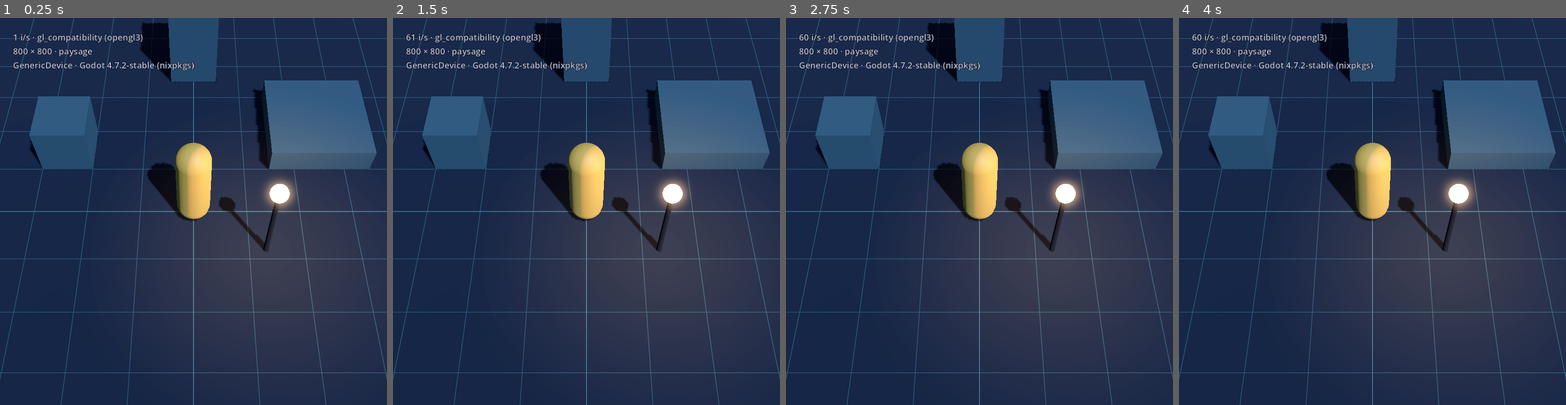
Above: before the commit, frames 1-4 (left to right).
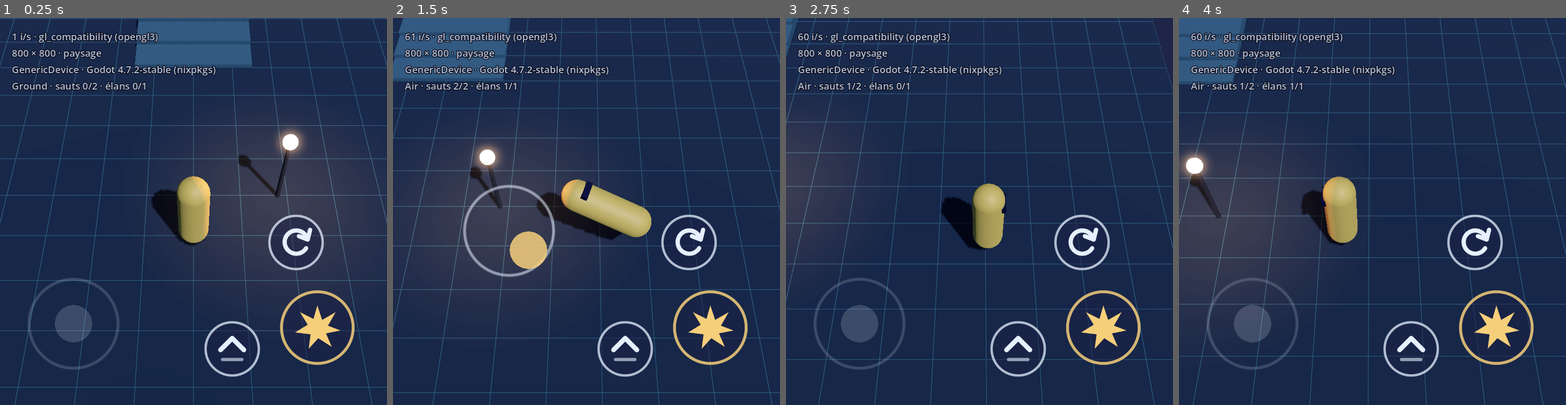
Above: after the commit, the same moments.

Repository: trygonome/Salto
Game: Godot game, scene res://scenes/levels/test_course.tscn
The game is run twice, just before and just after one commit, with the same random seed, the same clock (stepped at 60 frames per second) and the same inputs. Before the commit the project starts from res://scenes/levels/sandbox.tscn.
Inputs (mouse positions are in pixels of both pictures, inside the frame that each line leads up to):
- Up to frame 1 (0.25 s): no input
- Up to frame 2 (1.5 s): tap Enter at 0.5 s; move the mouse to (671, 192) at 0.52 s; hold D (move_right) 0.53-1.25 s; tap J (attack) at 0.6 s; click (671, 192) at 0.67 s; tap Space (jump) at 0.77, 1.07 s; tap K (dodge) at 0.8 s; drag from (509, 230) to (567, 288) at 1.27 s
- Up to frame 3 (2.75 s): move the mouse to (1018, 126) at 2.02 s; hold D (move_right) from 2.03 s (still down); hold Space (jump) from 2.03 s (still down); click (1018, 126) at 2.17 s; tap J (attack) at 2.3 s
- Up to frame 4 (4 s): release D (move_right) at 2.75 s; release Space (jump) at 2.75 s; drag from (1353, 288) to (1256, 153) at 2.77 s; move the mouse to (1488, 269) at 3.52 s; hold A (move_left) from 3.53 s (still down); hold Space (jump) from 3.53 s (still down); tap K (dodge) at 3.6 s; click (1488, 269) at 3.67 s

The runs differ from the first frame. In frame 1, 25% of the frame differs, in the area x 0-100%, y 0-100%; in frame 2, 42%; in frame 3, 38%; in frame 4, 45%.

Commit message:
Ajoute les boutons tactiles et le parcours d'obstacles du jalon 1
Trois boutons en arc à droite (Frappe, Saut, Esquive), pictogrammes sans texte.
Parcours en blocs : marches de 10 cm, rochers, souches, plateformes avec trous de
2,5 et 4,5 m, pilier, perchoirs en escalier ; il remplace la scène du jalon 0.
Base d'interface 400 (≈ dp), interpolation physique, toucher simulé à la souris
sur PC. Version 0.1.0.

Co-Authored-By: Claude Opus 5.5 <noreply@anthropic.com>
Claude-Session: https://claude.ai/code/session_01FFXxWwJiVRKsEdnJhMJKq4

Diff:
--- /dev/null
+++ b/assets/ui/icons/attack.svg
@@ -0,0 +1,4 @@
+<svg xmlns="http://www.w3.org/2000/svg" width="80" height="80" viewBox="0 0 80 80">
+  <circle cx="40" cy="40" r="37" fill="#1b1f45" fill-opacity="0.5" stroke="#f6cf7a" stroke-opacity="0.85" stroke-width="3"/>
+  <path d="M40 17 L45 32 L59 24 L51 38 L64 43 L49 46 L55 60 L41 51 L31 62 L33 47 L17 45 L30 37 L22 24 L36 31 Z" fill="#f6cf7a"/>
+</svg>
--- /dev/null
+++ b/assets/ui/icons/attack_pressed.svg
@@ -0,0 +1,4 @@
+<svg xmlns="http://www.w3.org/2000/svg" width="80" height="80" viewBox="0 0 80 80">
+  <circle cx="40" cy="40" r="37" fill="#e8a33a" fill-opacity="0.9" stroke="#f6cf7a" stroke-width="3"/>
+  <path d="M40 17 L45 32 L59 24 L51 38 L64 43 L49 46 L55 60 L41 51 L31 62 L33 47 L17 45 L30 37 L22 24 L36 31 Z" fill="#1b1f45"/>
+</svg>
--- /dev/null
+++ b/assets/ui/icons/dodge.svg
@@ -0,0 +1,5 @@
+<svg xmlns="http://www.w3.org/2000/svg" width="60" height="60" viewBox="0 0 60 60">
+  <circle cx="30" cy="30" r="27.5" fill="#1b1f45" fill-opacity="0.5" stroke="#e6f0ff" stroke-opacity="0.75" stroke-width="2.5"/>
+  <path d="M40.4 36 A12 12 0 1 1 41.5 25.5" fill="none" stroke="#e6f0ff" stroke-width="4.5" stroke-linecap="round"/>
+  <path d="M44.5 17 L42 27 L33 23.5" fill="none" stroke="#e6f0ff" stroke-width="4.5" stroke-linecap="round" stroke-linejoin="round"/>
+</svg>
--- /dev/null
+++ b/assets/ui/icons/dodge_pressed.svg
@@ -0,0 +1,5 @@
+<svg xmlns="http://www.w3.org/2000/svg" width="60" height="60" viewBox="0 0 60 60">
+  <circle cx="30" cy="30" r="27.5" fill="#3fb8b0" fill-opacity="0.9" stroke="#e6f0ff" stroke-width="2.5"/>
+  <path d="M40.4 36 A12 12 0 1 1 41.5 25.5" fill="none" stroke="#1b1f45" stroke-width="4.5" stroke-linecap="round"/>
+  <path d="M44.5 17 L42 27 L33 23.5" fill="none" stroke="#1b1f45" stroke-width="4.5" stroke-linecap="round" stroke-linejoin="round"/>
+</svg>
--- /dev/null
+++ b/assets/ui/icons/jump.svg
@@ -0,0 +1,5 @@
+<svg xmlns="http://www.w3.org/2000/svg" width="60" height="60" viewBox="0 0 60 60">
+  <circle cx="30" cy="30" r="27.5" fill="#1b1f45" fill-opacity="0.5" stroke="#e6f0ff" stroke-opacity="0.75" stroke-width="2.5"/>
+  <path d="M18 31 L30 19 L42 31" fill="none" stroke="#e6f0ff" stroke-width="5" stroke-linecap="round" stroke-linejoin="round"/>
+  <path d="M20 41 L40 41" fill="none" stroke="#e6f0ff" stroke-opacity="0.6" stroke-width="3.5" stroke-linecap="round"/>
+</svg>
--- /dev/null
+++ b/assets/ui/icons/jump_pressed.svg
@@ -0,0 +1,5 @@
+<svg xmlns="http://www.w3.org/2000/svg" width="60" height="60" viewBox="0 0 60 60">
+  <circle cx="30" cy="30" r="27.5" fill="#3fb8b0" fill-opacity="0.9" stroke="#e6f0ff" stroke-width="2.5"/>
+  <path d="M18 31 L30 19 L42 31" fill="none" stroke="#1b1f45" stroke-width="5" stroke-linecap="round" stroke-linejoin="round"/>
+  <path d="M20 41 L40 41" fill="none" stroke="#1b1f45" stroke-opacity="0.6" stroke-width="3.5" stroke-linecap="round"/>
+</svg>
--- a/project.godot
+++ b/project.godot
@@ -12,8 +12,8 @@
 
 config/name="Salto"
 config/description="Salto : la jungle muette. Action acrobatique et rythmique en 3D."
-config/version="0.0.1"
-run/main_scene="res://scenes/levels/sandbox.tscn"
+config/version="0.1.0"
+run/main_scene="res://scenes/levels/test_course.tscn"
 config/features=PackedStringArray("4.7", "Mobile")
 boot_splash/bg_color=Color(0.06, 0.07, 0.17, 1)
 config/icon="res://icon.svg"
@@ -24,8 +24,8 @@
 
 [display]
 
-window/size/viewport_width=720
-window/size/viewport_height=720
+window/size/viewport_width=400
+window/size/viewport_height=400
 window/size/window_width_override=450
 window/size/window_height_override=800
 window/stretch/mode="canvas_items"
@@ -95,8 +95,13 @@
 ]
 }
 
+[input_devices]
+
+pointing/emulate_touch_from_mouse=true
+
 [physics]
 
+common/physics_interpolation=true
 3d/physics_engine="Jolt Physics"
 
 [rendering]
--- a/scenes/levels/sandbox.tscn
+++ /dev/null
@@ -1,148 +0,0 @@
-[gd_scene load_steps=17 format=3]
-
-[ext_resource type="Script" path="res://scripts/camera/camera_rig.gd" id="1_rig"]
-[ext_resource type="PackedScene" path="res://scenes/ui/debug_overlay.tscn" id="2_debug"]
-
-[sub_resource type="Environment" id="Environment_night"]
-background_mode = 1
-background_color = Color(0.06, 0.07, 0.17, 1)
-ambient_light_source = 2
-ambient_light_color = Color(0.25, 0.42, 0.48, 1)
-ambient_light_energy = 0.6
-tonemap_mode = 2
-glow_enabled = true
-glow_hdr_threshold = 1.0
-fog_enabled = true
-fog_light_color = Color(0.1, 0.12, 0.26, 1)
-fog_density = 0.01
-adjustment_enabled = true
-adjustment_saturation = 0.75
-
-[sub_resource type="Shader" id="Shader_grid"]
-code = "shader_type spatial;
-// Sol de test : quadrillage d'un mètre pour juger les échelles.
-
-uniform vec3 base_color : source_color = vec3(0.09, 0.15, 0.2);
-uniform vec3 line_color : source_color = vec3(0.2, 0.38, 0.42);
-uniform float cell_size = 1.0;
-
-void fragment() {
-	vec3 world = (INV_VIEW_MATRIX * vec4(VERTEX, 1.0)).xyz;
-	vec2 coord = world.xz / cell_size;
-	vec2 grid = abs(fract(coord - 0.5) - 0.5) / fwidth(coord);
-	float line = 1.0 - min(min(grid.x, grid.y), 1.0);
-	ALBEDO = mix(base_color, line_color, line);
-	ROUGHNESS = 0.95;
-}
-"
-
-[sub_resource type="ShaderMaterial" id="ShaderMaterial_grid"]
-render_priority = 0
-shader = SubResource("Shader_grid")
-
-[sub_resource type="PlaneMesh" id="PlaneMesh_ground"]
-material = SubResource("ShaderMaterial_grid")
-size = Vector2(40, 40)
-
-[sub_resource type="StandardMaterial3D" id="Material_hero"]
-albedo_color = Color(0.91, 0.64, 0.23, 1)
-roughness = 0.6
-
-[sub_resource type="CapsuleMesh" id="CapsuleMesh_hero"]
-material = SubResource("Material_hero")
-radius = 0.3
-height = 1.8
-
-[sub_resource type="StandardMaterial3D" id="Material_block"]
-albedo_color = Color(0.2, 0.33, 0.38, 1)
-roughness = 0.85
-
-[sub_resource type="BoxMesh" id="BoxMesh_cube"]
-material = SubResource("Material_block")
-
-[sub_resource type="BoxMesh" id="BoxMesh_rock"]
-material = SubResource("Material_block")
-size = Vector3(2, 0.5, 2)
-
-[sub_resource type="BoxMesh" id="BoxMesh_pillar"]
-material = SubResource("Material_block")
-size = Vector3(1, 2, 1)
-
-[sub_resource type="StandardMaterial3D" id="Material_pole"]
-albedo_color = Color(0.25, 0.18, 0.14, 1)
-roughness = 0.9
-
-[sub_resource type="CylinderMesh" id="CylinderMesh_pole"]
-material = SubResource("Material_pole")
-top_radius = 0.04
-bottom_radius = 0.05
-height = 1.6
-
-[sub_resource type="StandardMaterial3D" id="Material_lantern"]
-albedo_color = Color(1, 0.62, 0.25, 1)
-emission_enabled = true
-emission = Color(1, 0.55, 0.2, 1)
-emission_energy_multiplier = 4.0
-
-[sub_resource type="SphereMesh" id="SphereMesh_lantern"]
-material = SubResource("Material_lantern")
-radius = 0.15
-height = 0.3
-
-[node name="Sandbox" type="Node3D"]
-
-[node name="WorldEnvironment" type="WorldEnvironment" parent="."]
-environment = SubResource("Environment_night")
-
-[node name="Moon" type="DirectionalLight3D" parent="."]
-rotation_degrees = Vector3(-55, 35, 0)
-light_color = Color(0.72, 0.8, 1, 1)
-light_energy = 0.7
-shadow_enabled = true
-
-[node name="Ground" type="MeshInstance3D" parent="."]
-mesh = SubResource("PlaneMesh_ground")
-
-[node name="HeroReference" type="Node3D" parent="."]
-
-[node name="Body" type="MeshInstance3D" parent="HeroReference"]
-position = Vector3(0, 0.9, 0)
-mesh = SubResource("CapsuleMesh_hero")
-
-[node name="Cube" type="MeshInstance3D" parent="."]
-position = Vector3(-2.5, 0.5, -1.5)
-mesh = SubResource("BoxMesh_cube")
-
-[node name="Rock" type="MeshInstance3D" parent="."]
-position = Vector3(2.5, 0.25, -2)
-mesh = SubResource("BoxMesh_rock")
-
-[node name="Pillar" type="MeshInstance3D" parent="."]
-position = Vector3(0, 1, -4)
-mesh = SubResource("BoxMesh_pillar")
-
-[node name="Lantern" type="Node3D" parent="."]
-position = Vector3(1.3, 0, 0.8)
-
-[node name="Pole" type="MeshInstance3D" parent="Lantern"]
-position = Vector3(0, 0.8, 0)
-mesh = SubResource("CylinderMesh_pole")
-
-[node name="Glow" type="MeshInstance3D" parent="Lantern"]
-position = Vector3(0, 1.72, 0)
-mesh = SubResource("SphereMesh_lantern")
-
-[node name="Light" type="OmniLight3D" parent="Lantern"]
-position = Vector3(0, 1.72, 0)
-light_color = Color(1, 0.62, 0.3, 1)
-light_energy = 1.5
-omni_range = 4.0
-
-[node name="CameraRig" type="Node3D" parent="." node_paths=PackedStringArray("target")]
-script = ExtResource("1_rig")
-target = NodePath("../HeroReference")
-
-[node name="Camera3D" type="Camera3D" parent="CameraRig"]
-current = true
-
-[node name="DebugOverlay" parent="." instance=ExtResource("2_debug")]
--- /dev/null
+++ b/scenes/levels/test_course.tscn
@@ -0,0 +1,262 @@
+[gd_scene load_steps=20 format=3]
+
+[ext_resource type="PackedScene" path="res://scenes/player/hero.tscn" id="1_hero"]
+[ext_resource type="Script" path="res://scripts/camera/camera_rig.gd" id="2_rig"]
+[ext_resource type="PackedScene" path="res://scenes/ui/touch_controls.tscn" id="3_touch"]
+[ext_resource type="PackedScene" path="res://scenes/ui/debug_overlay.tscn" id="4_debug"]
+
+[sub_resource type="Environment" id="Environment_night"]
+background_mode = 1
+background_color = Color(0.06, 0.07, 0.17, 1)
+ambient_light_source = 2
+ambient_light_color = Color(0.25, 0.42, 0.48, 1)
+ambient_light_energy = 0.6
+tonemap_mode = 2
+glow_enabled = true
+glow_hdr_threshold = 1.0
+fog_enabled = true
+fog_light_color = Color(0.1, 0.12, 0.26, 1)
+fog_density = 0.01
+adjustment_enabled = true
+adjustment_saturation = 0.75
+
+[sub_resource type="Shader" id="Shader_grid"]
+code = "shader_type spatial;
+// Sol de test : quadrillage d'un mètre pour juger les échelles.
+
+uniform vec3 base_color : source_color = vec3(0.09, 0.15, 0.2);
+uniform vec3 line_color : source_color = vec3(0.2, 0.38, 0.42);
+uniform float cell_size = 1.0;
+
+void fragment() {
+	vec3 world = (INV_VIEW_MATRIX * vec4(VERTEX, 1.0)).xyz;
+	vec2 coord = world.xz / cell_size;
+	vec2 grid = abs(fract(coord - 0.5) - 0.5) / fwidth(coord);
+	float line = 1.0 - min(min(grid.x, grid.y), 1.0);
+	ALBEDO = mix(base_color, line_color, line);
+	ROUGHNESS = 0.95;
+}
+"
+
+[sub_resource type="ShaderMaterial" id="Material_ground"]
+render_priority = 0
+shader = SubResource("Shader_grid")
+
+[sub_resource type="StandardMaterial3D" id="Material_block"]
+albedo_color = Color(0.2, 0.33, 0.38, 1)
+roughness = 0.85
+
+[sub_resource type="StandardMaterial3D" id="Material_rock"]
+albedo_color = Color(0.33, 0.31, 0.42, 1)
+roughness = 0.95
+
+[sub_resource type="StandardMaterial3D" id="Material_wood"]
+albedo_color = Color(0.36, 0.25, 0.18, 1)
+roughness = 0.9
+
+[sub_resource type="StandardMaterial3D" id="Material_pole"]
+albedo_color = Color(0.25, 0.18, 0.14, 1)
+roughness = 0.9
+
+[sub_resource type="CylinderMesh" id="CylinderMesh_pole"]
+material = SubResource("Material_pole")
+top_radius = 0.04
+bottom_radius = 0.05
+height = 1.6
+
+[sub_resource type="StandardMaterial3D" id="Material_lantern"]
+albedo_color = Color(1, 0.62, 0.25, 1)
+emission_enabled = true
+emission = Color(1, 0.55, 0.2, 1)
+emission_energy_multiplier = 4.0
+
+[sub_resource type="SphereMesh" id="SphereMesh_lantern"]
+material = SubResource("Material_lantern")
+radius = 0.15
+height = 0.3
+
+[node name="TestCourse" type="Node3D"]
+
+[node name="WorldEnvironment" type="WorldEnvironment" parent="."]
+environment = SubResource("Environment_night")
+
+[node name="Moon" type="DirectionalLight3D" parent="."]
+rotation_degrees = Vector3(-55, 35, 0)
+light_color = Color(0.72, 0.8, 1, 1)
+light_energy = 0.7
+shadow_enabled = true
+
+[node name="Ground" type="CSGBox3D" parent="."]
+position = Vector3(0, -0.5, -32)
+use_collision = true
+size = Vector3(24, 1, 84)
+material = SubResource("Material_ground")
+
+[node name="Course" type="Node3D" parent="."]
+
+[node name="Step1" type="CSGBox3D" parent="Course"]
+position = Vector3(0, 0.05, -6)
+use_collision = true
+size = Vector3(3, 0.1, 6)
+material = SubResource("Material_block")
+
+[node name="Step2" type="CSGBox3D" parent="Course"]
+position = Vector3(0, 0.1, -6.4)
+use_collision = true
+size = Vector3(3, 0.2, 5.2)
+material = SubResource("Material_block")
+
+[node name="Step3" type="CSGBox3D" parent="Course"]
+position = Vector3(0, 0.15, -6.8)
+use_collision = true
+size = Vector3(3, 0.3, 4.4)
+material = SubResource("Material_block")
+
+[node name="HighStep" type="CSGBox3D" parent="Course"]
+position = Vector3(0, 0.25, -10.5)
+use_collision = true
+size = Vector3(3, 0.5, 3)
+material = SubResource("Material_block")
+
+[node name="Rock1" type="CSGBox3D" parent="Course"]
+position = Vector3(-0.6, 0.25, -15)
+use_collision = true
+size = Vector3(1.6, 0.5, 1.6)
+material = SubResource("Material_rock")
+
+[node name="Rock2" type="CSGBox3D" parent="Course"]
+position = Vector3(0.4, 0.4, -18)
+use_collision = true
+size = Vector3(1.6, 0.8, 1.6)
+material = SubResource("Material_rock")
+
+[node name="Rock3" type="CSGBox3D" parent="Course"]
+position = Vector3(-0.3, 0.65, -21.5)
+use_collision = true
+size = Vector3(1.8, 1.3, 1.8)
+material = SubResource("Material_rock")
+
+[node name="Stair" type="CSGBox3D" parent="Course"]
+position = Vector3(0, 0.25, -26.75)
+use_collision = true
+size = Vector3(3, 0.5, 1.5)
+material = SubResource("Material_block")
+
+[node name="Platform1" type="CSGBox3D" parent="Course"]
+position = Vector3(0, 0.5, -29.5)
+use_collision = true
+size = Vector3(3, 1, 4)
+material = SubResource("Material_block")
+
+[node name="Platform2" type="CSGBox3D" parent="Course"]
+position = Vector3(0, 0.5, -35.5)
+use_collision = true
+size = Vector3(3, 1, 3)
+material = SubResource("Material_block")
+
+[node name="Platform3" type="CSGBox3D" parent="Course"]
+position = Vector3(0, 0.5, -43)
+use_collision = true
+size = Vector3(3, 1, 3)
+material = SubResource("Material_block")
+
+[node name="Pillar" type="CSGBox3D" parent="Course"]
+position = Vector3(0, 1.1, -46.3)
+use_collision = true
+size = Vector3(1.6, 2.2, 1.6)
+material = SubResource("Material_block")
+
+[node name="Perch1" type="CSGBox3D" parent="Course"]
+position = Vector3(-1, 0.3, -51)
+use_collision = true
+size = Vector3(1.2, 0.6, 1.2)
+material = SubResource("Material_wood")
+
+[node name="Perch2" type="CSGBox3D" parent="Course"]
+position = Vector3(0.2, 0.6, -53)
+use_collision = true
+size = Vector3(1.2, 1.2, 1.2)
+material = SubResource("Material_wood")
+
+[node name="Perch3" type="CSGBox3D" parent="Course"]
+position = Vector3(1.2, 0.9, -55)
+use_collision = true
+size = Vector3(1.2, 1.8, 1.2)
+material = SubResource("Material_wood")
+
+[node name="Perch4" type="CSGBox3D" parent="Course"]
+position = Vector3(0.2, 1.2, -57)
+use_collision = true
+size = Vector3(1.2, 2.4, 1.2)
+material = SubResource("Material_wood")
+
+[node name="Summit" type="CSGBox3D" parent="Course"]
+position = Vector3(-0.6, 1.2, -60)
+use_collision = true
+size = Vector3(3, 2.4, 3)
+material = SubResource("Material_block")
+
+[node name="Stump1" type="CSGCylinder3D" parent="Course"]
+position = Vector3(2.6, 0.35, -16.5)
+use_collision = true
+radius = 0.5
+height = 0.7
+sides = 10
+material = SubResource("Material_wood")
+
+[node name="Stump2" type="CSGCylinder3D" parent="Course"]
+position = Vector3(-2.6, 0.55, -19.5)
+use_collision = true
+radius = 0.45
+height = 1.1
+sides = 10
+material = SubResource("Material_wood")
+
+[node name="LanternStart" type="Node3D" parent="."]
+position = Vector3(1.8, 0, 1)
+
+[node name="Pole" type="MeshInstance3D" parent="LanternStart"]
+position = Vector3(0, 0.8, 0)
+mesh = SubResource("CylinderMesh_pole")
+
+[node name="Glow" type="MeshInstance3D" parent="LanternStart"]
+position = Vector3(0, 1.72, 0)
+mesh = SubResource("SphereMesh_lantern")
+
+[node name="Light" type="OmniLight3D" parent="LanternStart"]
+position = Vector3(0, 1.72, 0)
+light_color = Color(1, 0.62, 0.3, 1)
+light_energy = 1.5
+omni_range = 4.0
+
+[node name="LanternSummit" type="Node3D" parent="."]
+position = Vector3(0.3, 2.4, -60.8)
+
+[node name="Pole" type="MeshInstance3D" parent="LanternSummit"]
+position = Vector3(0, 0.8, 0)
+mesh = SubResource("CylinderMesh_pole")
+
+[node name="Glow" type="MeshInstance3D" parent="LanternSummit"]
+position = Vector3(0, 1.72, 0)
+mesh = SubResource("SphereMesh_lantern")
+
+[node name="Light" type="OmniLight3D" parent="LanternSummit"]
+position = Vector3(0, 1.72, 0)
+light_color = Color(1, 0.62, 0.3, 1)
+light_energy = 1.5
+omni_range = 4.0
+
+[node name="Hero" parent="." node_paths=PackedStringArray("joystick") instance=ExtResource("1_hero")]
+position = Vector3(0, 0, 2)
+joystick = NodePath("../TouchControls/Joystick")
+
+[node name="CameraRig" type="Node3D" parent="." node_paths=PackedStringArray("target")]
+script = ExtResource("2_rig")
+target = NodePath("../Hero")
+
+[node name="Camera3D" type="Camera3D" parent="CameraRig"]
+current = true
+
+[node name="TouchControls" parent="." instance=ExtResource("3_touch")]
+
+[node name="DebugOverlay" parent="." instance=ExtResource("4_debug")]
--- a/scenes/ui/debug_overlay.tscn
+++ b/scenes/ui/debug_overlay.tscn
@@ -6,13 +6,13 @@
 layer = 100
 
 [node name="Info" type="Label" parent="."]
-offset_left = 24.0
-offset_top = 24.0
-offset_right = 424.0
-offset_bottom = 104.0
+offset_left = 12.0
+offset_top = 12.0
+offset_right = 292.0
+offset_bottom = 84.0
 mouse_filter = 2
 theme_override_colors/font_color = Color(0.85, 0.9, 1, 0.85)
 theme_override_colors/font_outline_color = Color(0.03, 0.03, 0.08, 1)
-theme_override_constants/outline_size = 4
-theme_override_font_sizes/font_size = 16
+theme_override_constants/outline_size = 3
+theme_override_font_sizes/font_size = 10
 script = ExtResource("1_debug")
--- /dev/null
+++ b/scenes/ui/touch_controls.tscn
@@ -0,0 +1,77 @@
+[gd_scene load_steps=12 format=3]
+
+[ext_resource type="Script" path="res://scripts/ui/floating_joystick.gd" id="1_joystick"]
+[ext_resource type="Texture2D" path="res://assets/ui/icons/attack.svg" id="2_attack"]
+[ext_resource type="Texture2D" path="res://assets/ui/icons/attack_pressed.svg" id="3_attack_pressed"]
+[ext_resource type="Texture2D" path="res://assets/ui/icons/jump.svg" id="4_jump"]
+[ext_resource type="Texture2D" path="res://assets/ui/icons/jump_pressed.svg" id="5_jump_pressed"]
+[ext_resource type="Texture2D" path="res://assets/ui/icons/dodge.svg" id="6_dodge"]
+[ext_resource type="Texture2D" path="res://assets/ui/icons/dodge_pressed.svg" id="7_dodge_pressed"]
+
+[sub_resource type="CircleShape2D" id="CircleShape_big"]
+radius = 120.0
+
+[sub_resource type="CircleShape2D" id="CircleShape_small"]
+radius = 90.0
+
+[node name="TouchControls" type="CanvasLayer"]
+layer = 10
+
+[node name="Joystick" type="Control" parent="."]
+layout_mode = 3
+anchor_right = 0.5
+anchor_bottom = 1.0
+mouse_filter = 2
+script = ExtResource("1_joystick")
+ring_color = Color(0.9, 0.94, 1, 0.55)
+knob_color = Color(0.96, 0.81, 0.48, 0.85)
+rest_color = Color(0.9, 0.94, 1, 0.18)
+ring_width = 3.0
+knob_ratio = 0.42
+
+[node name="RestPoint" type="Control" parent="Joystick"]
+layout_mode = 1
+anchors_preset = 2
+anchor_top = 1.0
+anchor_bottom = 1.0
+offset_left = 76.0
+offset_top = -84.0
+offset_right = 76.0
+offset_bottom = -84.0
+mouse_filter = 2
+
+[node name="Buttons" type="Control" parent="."]
+layout_mode = 3
+anchors_preset = 3
+anchor_left = 1.0
+anchor_top = 1.0
+anchor_right = 1.0
+anchor_bottom = 1.0
+mouse_filter = 2
+
+[node name="Attack" type="TouchScreenButton" parent="Buttons"]
+position = Vector2(-112, -120)
+scale = Vector2(0.333333, 0.333333)
+texture_normal = ExtResource("2_attack")
+texture_pressed = ExtResource("3_attack_pressed")
+shape = SubResource("CircleShape_big")
+action = "attack"
+visibility_mode = 1
+
+[node name="Jump" type="TouchScreenButton" parent="Buttons"]
+position = Vector2(-190, -88)
+scale = Vector2(0.333333, 0.333333)
+texture_normal = ExtResource("4_jump")
+texture_pressed = ExtResource("5_jump_pressed")
+shape = SubResource("CircleShape_small")
+action = "jump"
+visibility_mode = 1
+
+[node name="Dodge" type="TouchScreenButton" parent="Buttons"]
+position = Vector2(-124, -198)
+scale = Vector2(0.333333, 0.333333)
+texture_normal = ExtResource("6_dodge")
+texture_pressed = ExtResource("7_dodge_pressed")
+shape = SubResource("CircleShape_small")
+action = "dodge"
+visibility_mode = 1
--- a/scripts/ui/debug_overlay.gd
+++ b/scripts/ui/debug_overlay.gd
@@ -1,6 +1,7 @@
 extends Label
 ## Infos de mise au point, visibles seulement dans les versions de test :
-## images par seconde, moteur de rendu, taille de l'écran et orientation.
+## images par seconde, moteur de rendu, taille de l'écran, orientation, puis la ligne
+## `debug_text()` du premier nœud du groupe « debug_info » (le héros).
 
 
 func _ready() -> void:
@@ -21,3 +22,6 @@
 		OS.get_model_name(),
 		Engine.get_version_info()["string"],
 	]
+	var source: Node = get_tree().get_first_node_in_group(&"debug_info")
+	if source:
+		text += "\n" + String(source.call(&"debug_text"))
Not shown, added: assets/ui/icons/attack.svg.import
Not shown, added: assets/ui/icons/attack_pressed.svg.import
Not shown, added: assets/ui/icons/dodge.svg.import
Not shown, added: assets/ui/icons/dodge_pressed.svg.import
Not shown, added: assets/ui/icons/jump.svg.import
Not shown, added: assets/ui/icons/jump_pressed.svg.import
Not shown, changed: export_presets.cfg
Not shown, changed: CLAUDE.md
Not shown, changed: assets/LICENCES.md
